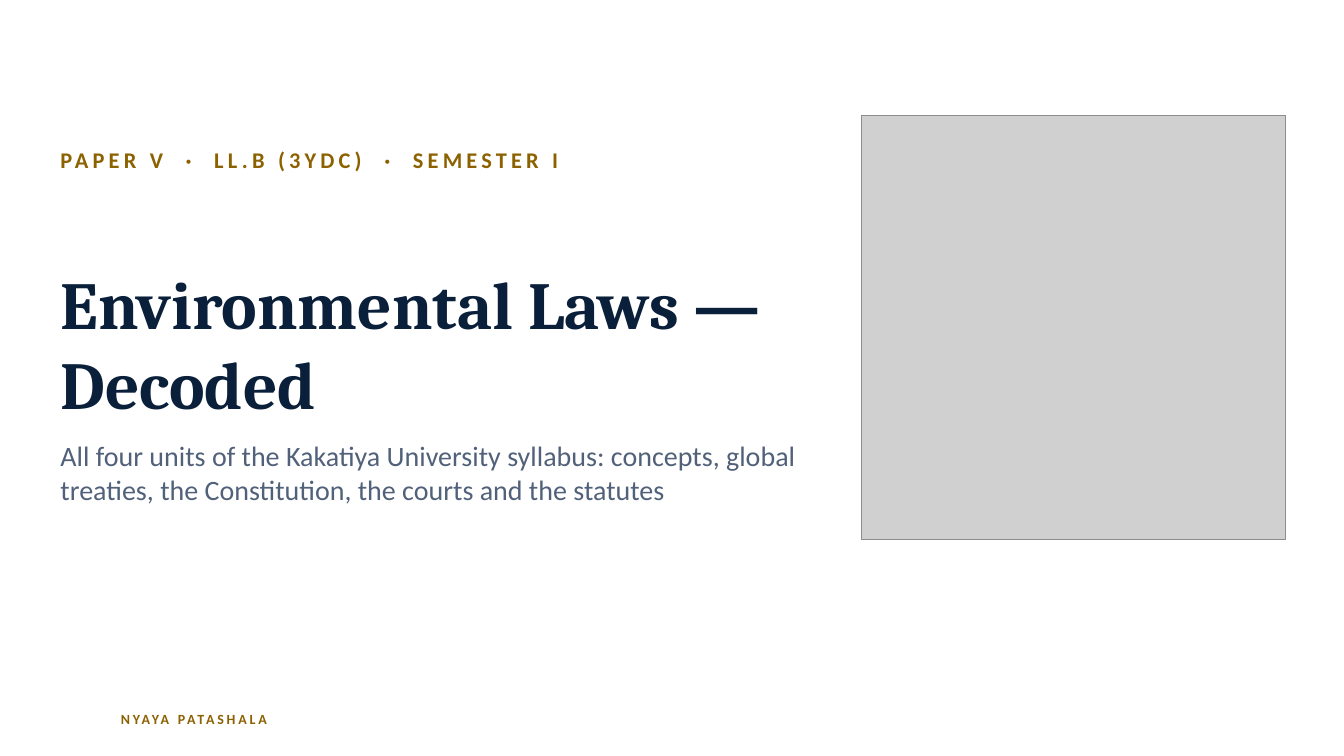
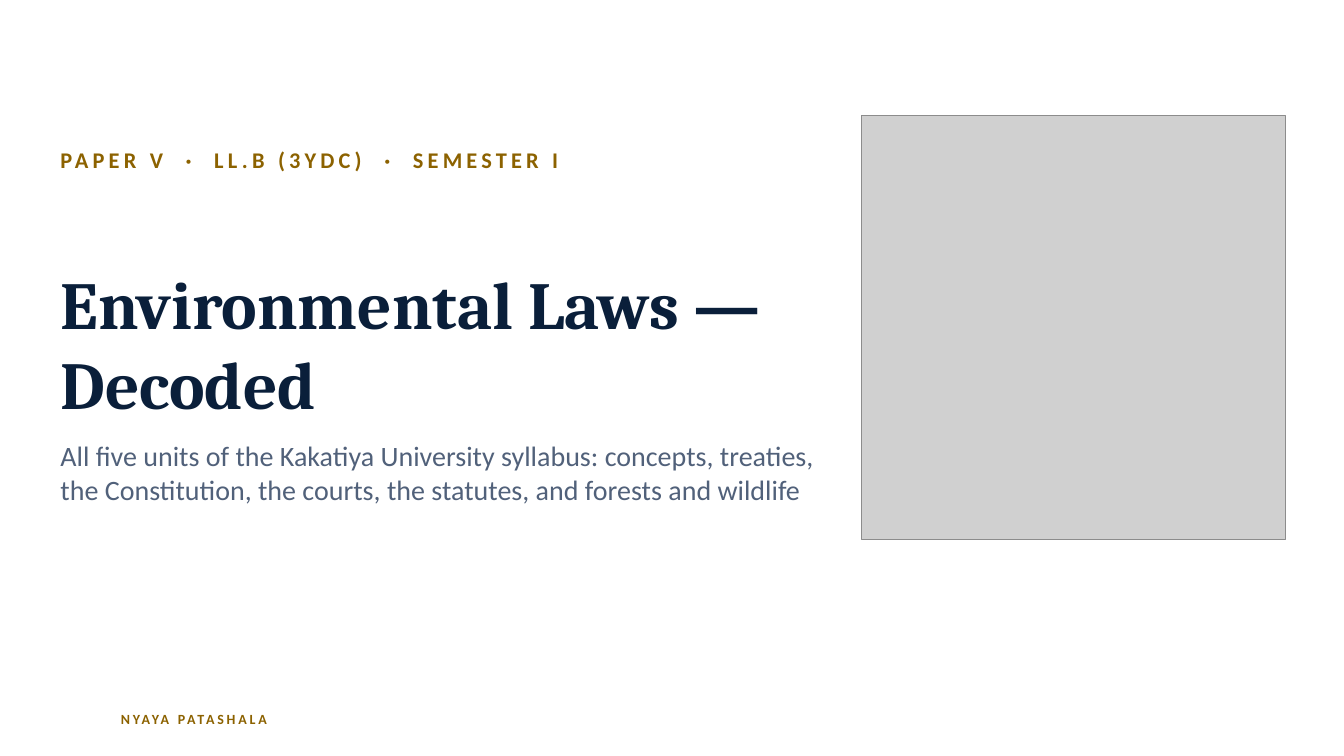
Before and after one commit to missioncivils92/current-affairs-Dasari-Mounika-, a slide deck: slide 1 of law/llb-sem1-environmental-laws/Environmental-Laws-Decoded_CLICK-animations.pptx. Drawn at 1344x756 pixels with LibreOffice and Linux fonts; fonts in the diff are those of the drawing; grey boxes stand for pictures; background and template pictures are left out. Boxes give left, top, right and bottom in pixels: in the first picture for what was removed or moved away, otherwise in the second. Text is boxed around its words. In the diff, an @@ line names an element or a change of style, - is before the commit and + after.

```diff
--- a/law/llb-sem1-environmental-laws/Environmental-Laws-Decoded_CLICK-animations.pptx
+++ b/law/llb-sem1-environmental-laws/Environmental-Laws-Decoded_CLICK-animations.pptx
@@ text at box(60, 446, 813, 504): text changed @@
-All four units of the Kakatiya University syllabus: concepts, global treaties, the Constitution, the courts and the statutes
+All five units of the Kakatiya University syllabus: concepts, treaties, the Constitution, the courts, the statutes, and forests and wildlife
```
Also in this commit, not shown: 4 other slides changed, 21 slides added, 8 slides removed, 4 other files.
